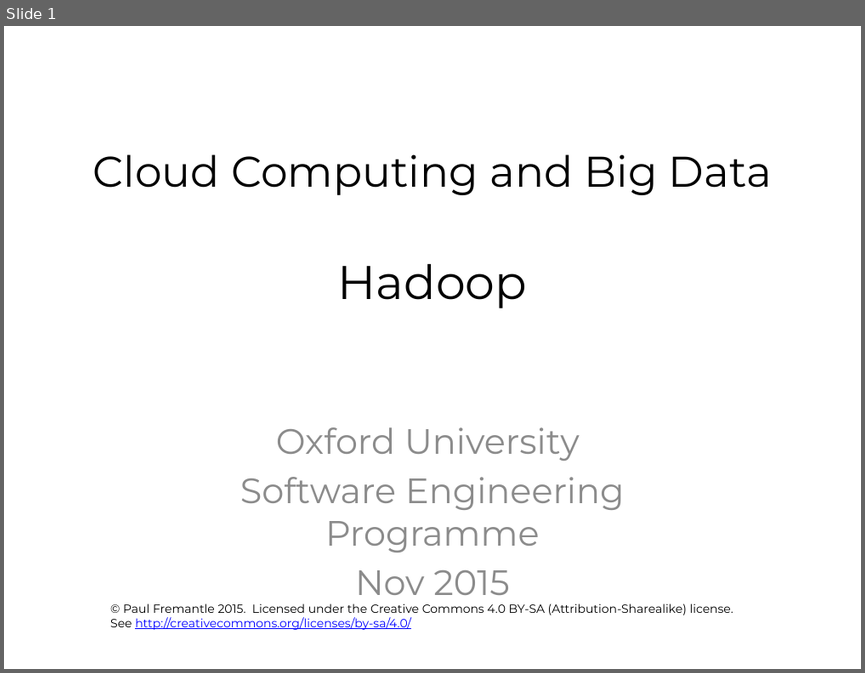
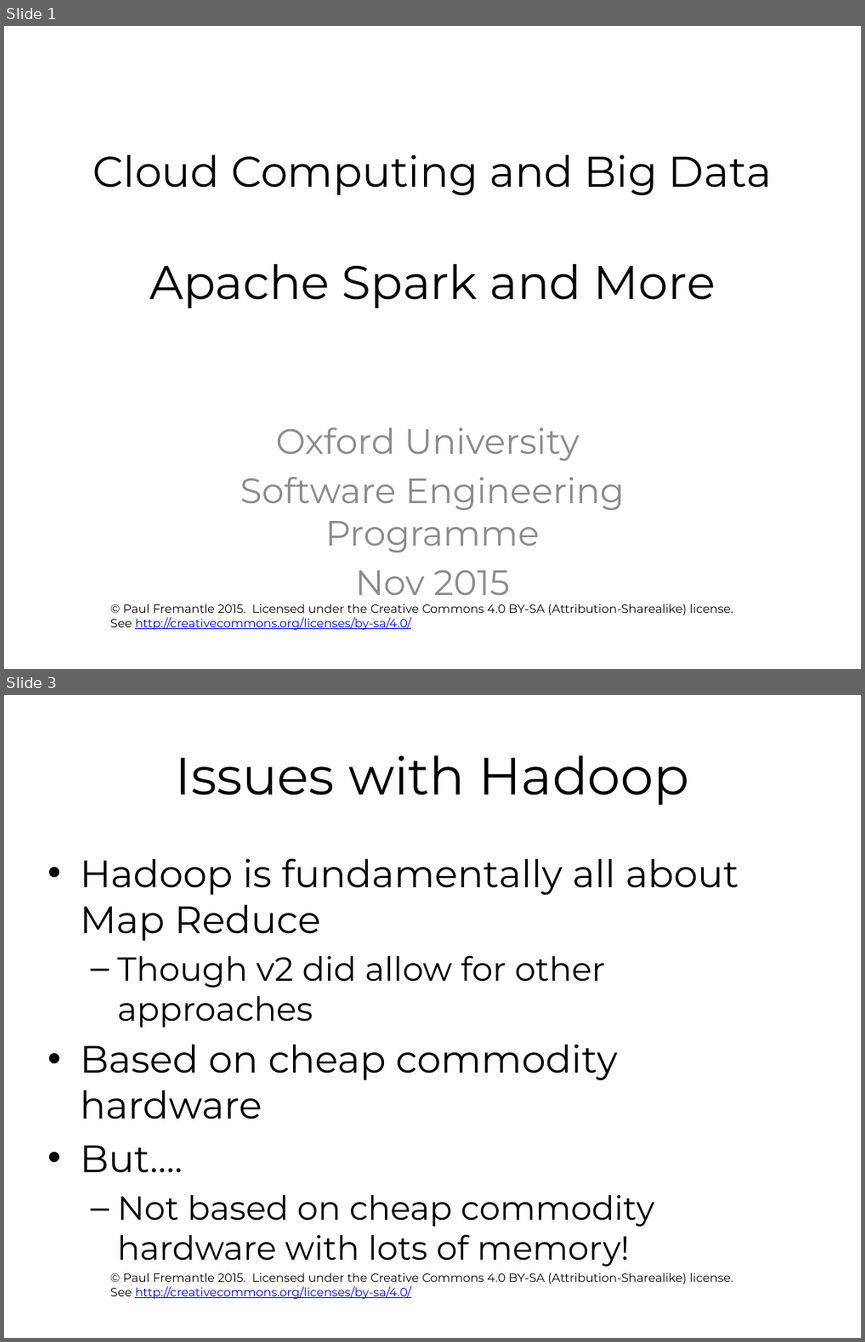
Before and after one commit to pzfreo/ox-clo, a slide deck: pres-source/06-spark-and-adjuncts.pptx. Shown one above the other, each under a label of ours: slide 1 before the commit, slides 1 and 3 after it; the slides between them are not shown. The pictures are 865x673 and 865x1342 pixels, drawn with LibreOffice and Linux fonts; fonts in the diff are those of the drawing; background and template pictures are left out. Boxes give left, top, right and bottom in pixels: in the first picture for what was removed or moved away, otherwise in the second. Text is boxed around its words. In the diff, an @@ line names an element or a change of style, - is before the commit and + after.

```diff
--- a/pres-source/06-spark-and-adjuncts.pptx
+++ b/pres-source/06-spark-and-adjuncts.pptx
@@ slide 3 added at <box>4,695,861,1338</box>, background #FFFFFF; not listed: 1 template element that a slide beside it also shows @@
@@ title added at <box>175,755,689,805</box>, 44 pt, text #000000 @@
+Issues with Hadoop
@@ text added at <box>80,858,738,1266</box>, 28 pt, text #000000 @@
+• Hadoop is fundamentally all about Map Reduce
+  – Though v2 did allow for other approaches
+• Based on cheap commodity hardware
+• But….
+  – Not based on cheap commodity hardware with lots of memory!
@@ slide 1 changed as well @@
@@ title at <box>92,154,772,308</box>: text changed @@
-Cloud Computing and Big Data
-Hadoop
+Cloud Computing and Big Data
+Apache Spark and More
```
Also in this commit, not shown: 17 other slides added, 6 slides removed, 8 other files.
